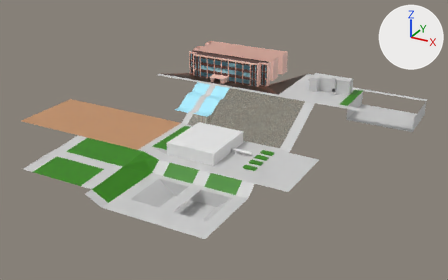
A saved change to the FBX model Assets/Models/map.fbx.
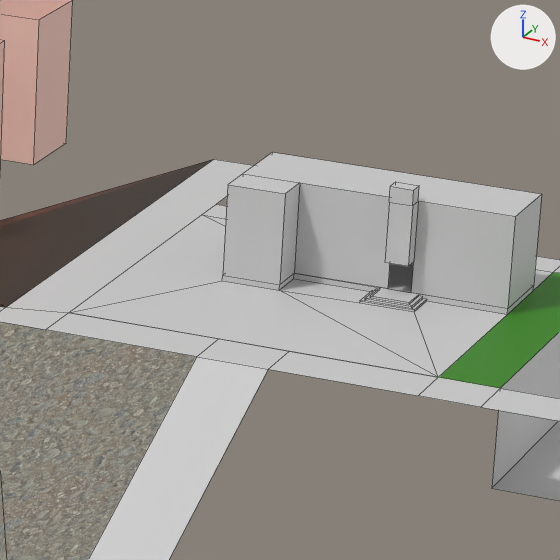
Each version is shown whole from a 50 mm camera at (5.381, -9.412, 3.64) aimed at (0.826, -1.13, -0.501), then close up on the part from 62% to 79% of the width and 18% to 46% of the height. Every picture has the same lights, and +X, +Y and +Z are marked at upper right. The close-ups show mesh edges as thin lines. Where no turn or scale is listed for an object, it has been applied to the vertices. Vertices at the same position are counted once.

In view in the first close-up: 'director_building', 'school_walls', 'walkroad'.
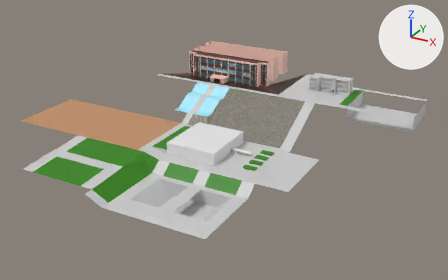
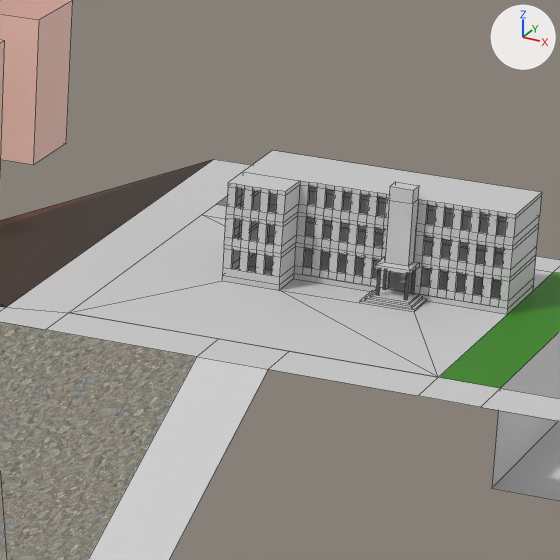
Commit message: More work on the director's building.

Boxes (x1, y1, x2, y2) around the edits, measured in the close-ups (560 x 560 px):
'director_building', reshaped
    before: (69, 152, 553, 377)
    after: (69, 150, 553, 377)
part 1 of me_director_building, added
    after: (383, 271, 387, 290)
part 2 of me_director_building, added
    after: (376, 270, 381, 296)
part 3 of me_director_building, added
    after: (411, 270, 416, 295)
part 4 of me_director_building, added
    after: (404, 274, 409, 300)
part 5 of me_director_building, built on
    before: (223, 152, 541, 309)
    after: (223, 150, 542, 309)

The change in detail:
me_director_building is used by ob_director_building; location (0.946, -1.721, 0.006).
me_director_building had 63 vertices, 51 faces and spanned x 0.464..1.404, y 1.821..2.681, z -0.006..0.284.
me_director_building now has 689 vertices, 564 faces and spans x 0.464..1.404, y 1.821..2.681, z -0.006..0.284.
me_director_building part 1: a new loose piece of 20 vertices spanning x 1.089..1.097, y 2.308..2.316, z 0.009..0.079, in mat_estrada (its picture is missing).
me_director_building part 2: a new loose piece of 20 vertices spanning x 1.089..1.097, y 2.261..2.268, z 0.009..0.079, in mat_estrada (its picture is missing).
me_director_building part 3: a new loose piece of 20 vertices spanning x 1.162..1.169, y 2.308..2.316, z 0.009..0.079, in mat_estrada (its picture is missing).
me_director_building part 4: a new loose piece of 20 vertices spanning x 1.162..1.169, y 2.261..2.268, z 0.009..0.079, in mat_estrada (its picture is missing).
me_director_building part 5: 9 vertices moved from x 0.704..1.404, y 2.281..2.521, z 0.244 to x 0.704..1.404, y 2.281..2.521, z 0.009..0.249; 2 vertices removed from x 0.704..0.854, y 2.221, z 0.244; 548 vertices added at x 0.704..1.404, y 2.221..2.521, z 0.009..0.249.
